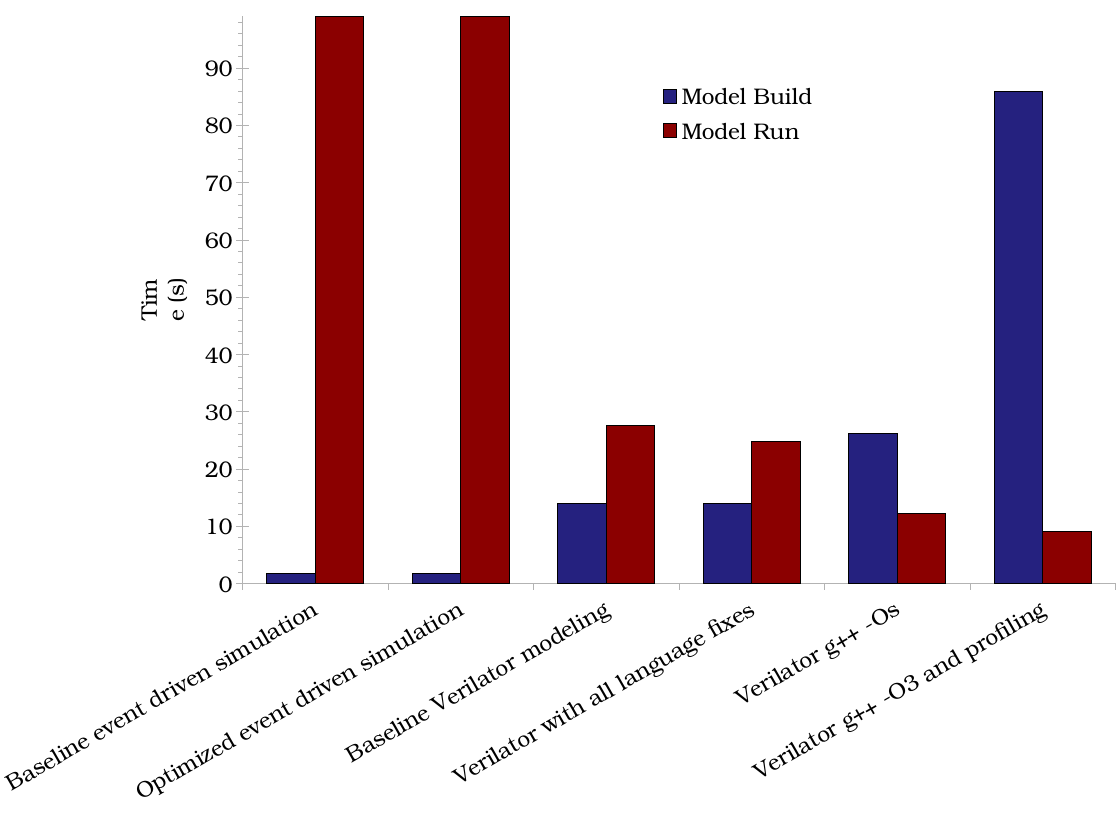
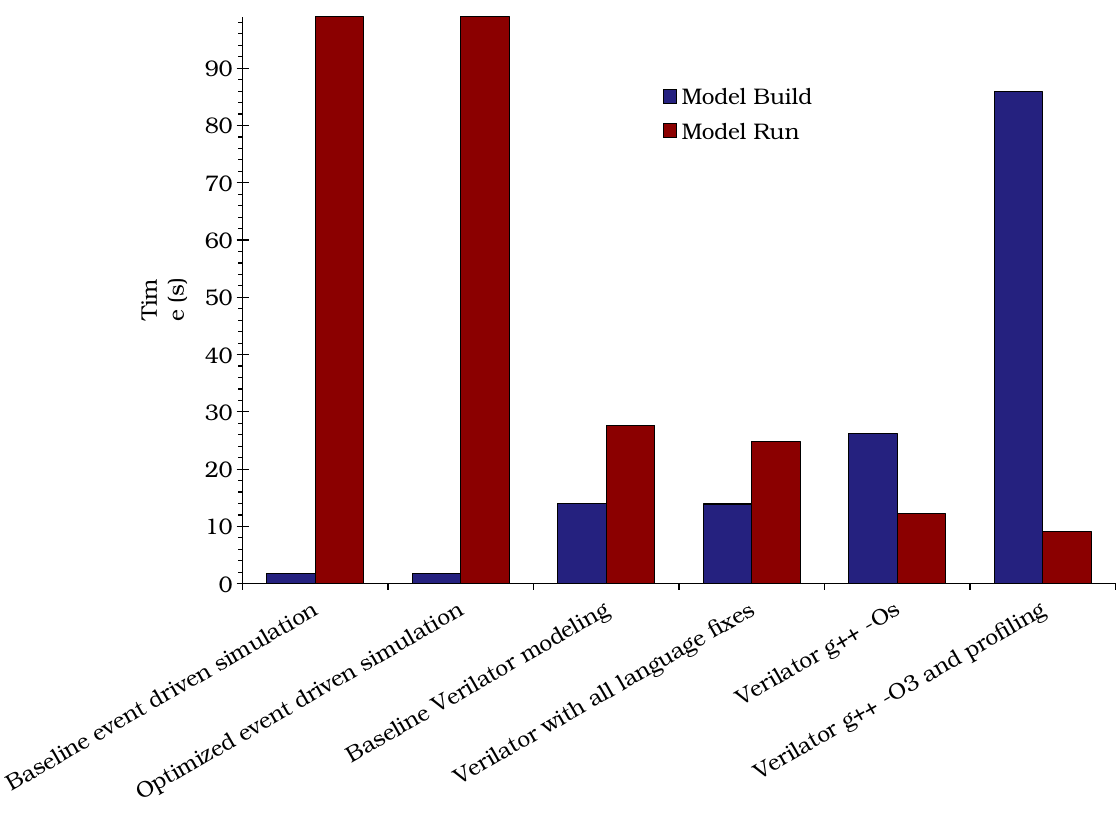
Before and after one commit to embecosm/appnotes, a slide deck: slide 1 of images/performance-graph.odp. Drawn at 1120x840 pixels with LibreOffice and Linux fonts; fonts in the diff are those of the drawing. Boxes give left, top, right and bottom in pixels: in the first picture for what was removed or moved away, otherwise in the second. Text is boxed around its words. In the diff, an @@ line names an element or a change of style, - is before the commit and + after.

```diff
--- a/images/performance-graph.odp
+++ b/images/performance-graph.odp
@@ column chart at box(0, 0, 1120, 840) @@
@@ category axis changed @@
@@ value axis changed @@
```
Also in this commit, not shown: 1 other slide changed, 2 other files.
